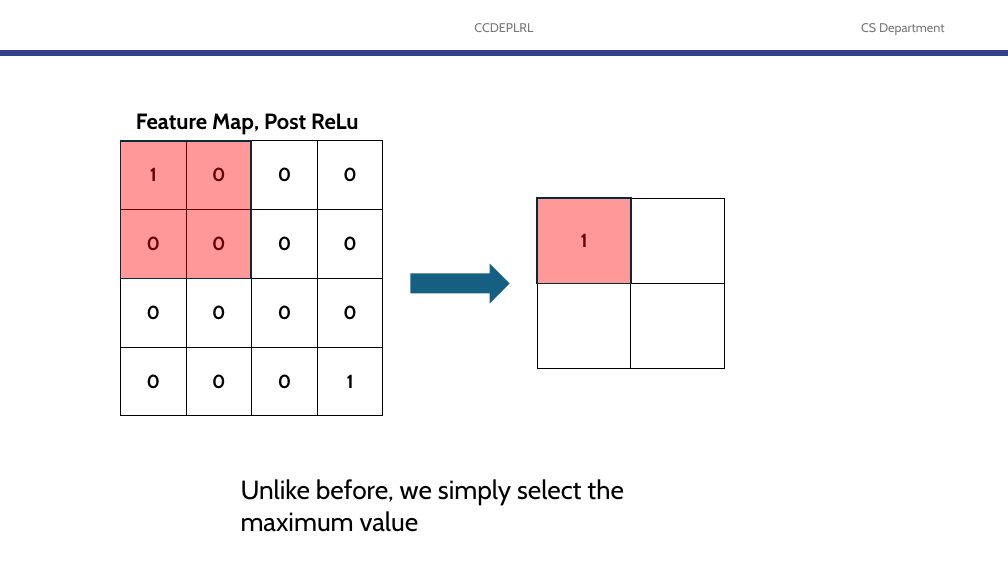
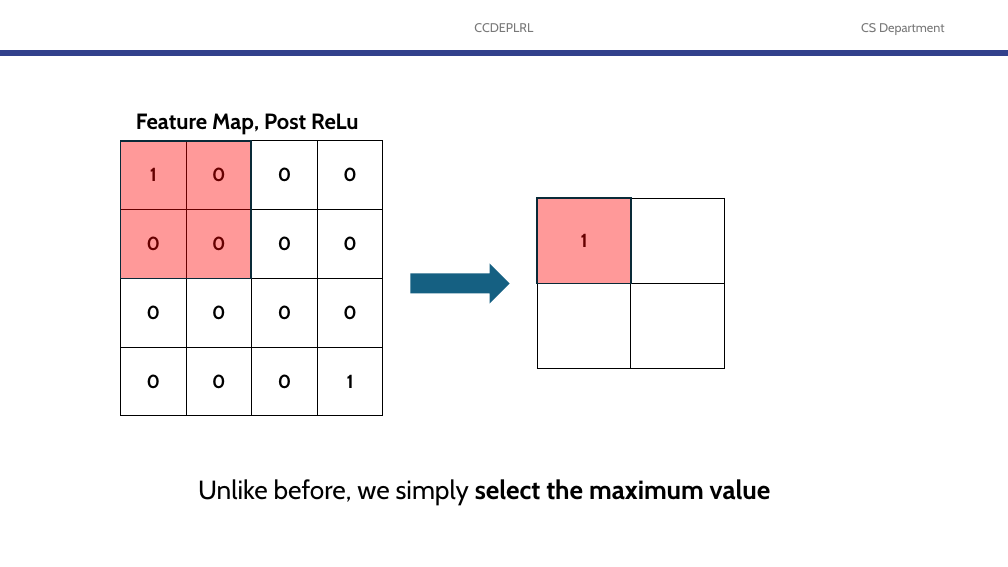
Before and after one commit to robitussin/CCDEPLRL, a slide deck: slide 61 of 4 - What Computers See/Convolutional Neural Network.pptx (slide 60 before the commit). Drawn at 1008x567 pixels with LibreOffice and Linux fonts; fonts in the diff are those of the drawing; background and template pictures are left out. Boxes give left, top, right and bottom in pixels: in the first picture for what was removed or moved away, otherwise in the second. Text is boxed around its words. In the diff, an @@ line names an element or a change of style, - is before the commit and + after.

```diff
--- a/4 - What Computers See/Convolutional Neural Network.pptx
+++ b/4 - What Computers See/Convolutional Neural Network.pptx
@@ text "Unlike before, we simply select ..." moved from (x1=241, y1=479, x2=623, y2=532) to (x1=198, y1=479, x2=771, y2=505) @@
@@ text "Unlike before, we simply select ..." at (x1=198, y1=479, x2=771, y2=505): bold on in "select the maximum value" @@
```
Also in this commit, not shown: 8 other slides changed, 5 slides added, 1 slide removed.
